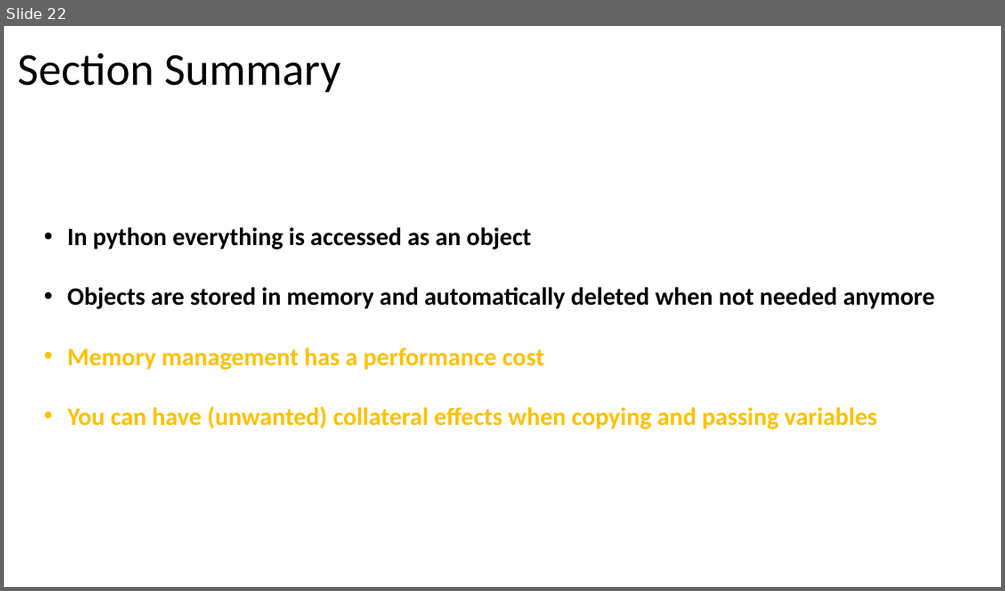
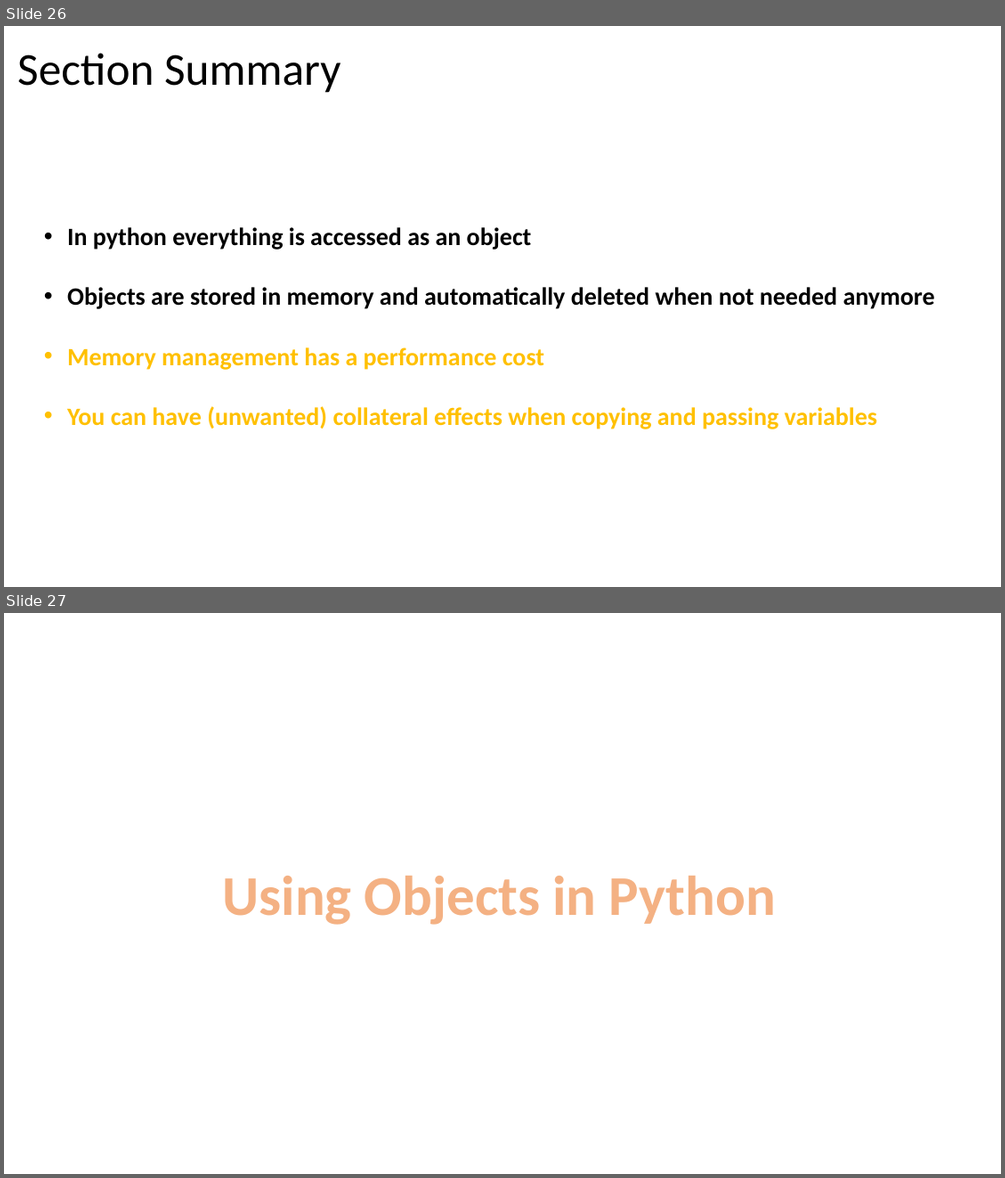
Before and after one commit to PierFF/OOP-INSA-Toulouse, a slide deck: OOP-Programming.pptx. Shown one above the other, each under a label of ours: slide 22 before the commit, slides 26 and 27 after it. The pictures are 1005x591 and 1005x1178 pixels, drawn with LibreOffice and Linux fonts; fonts in the diff are those of the drawing. Boxes give left, top, right and bottom in pixels: in the first picture for what was removed or moved away, otherwise in the second. Text is boxed around its words. In the diff, an @@ line names an element or a change of style, - is before the commit and + after.

```diff
--- a/OOP-Programming.pptx
+++ b/OOP-Programming.pptx
@@ slide 27 added at (x1=4, y1=613, x2=1001, y2=1174), background #FFFFFF @@
@@ text added at (x1=222, y1=876, x2=776, y2=925), 54 pt, text #F4B183, bold @@
+Using Objects in Python
@@ what was slide 22 is now slide 26 @@
```
Also in this commit, not shown: 1 slide changed, 9 other slides added, 1 slide removed, 1 other file.
